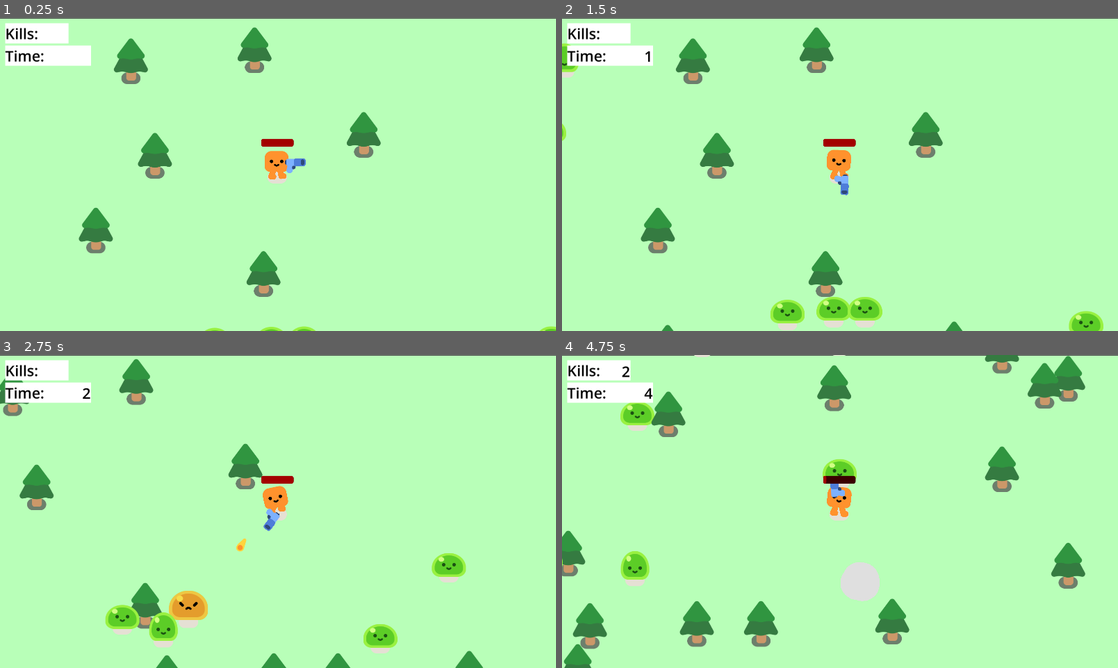
Above: before the commit, frames 1-4 (two rows, left to right).
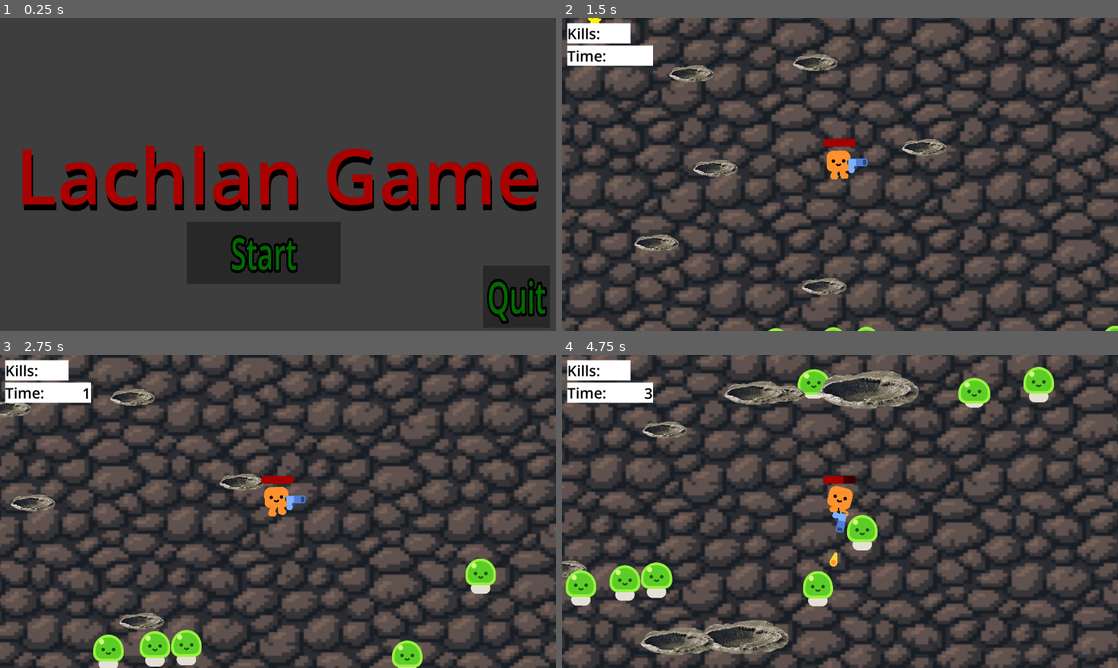
Above: after the commit, the same moments.

Repository: lachlanstuart0/SurvivorsGame
Game: Godot game, scene res://master_scene.tscn
Same seed, same stepped clock (60 frames per second), same inputs: the game is played once before the commit and once after it.
Inputs (mouse positions are in pixels of both pictures, inside the frame that each line leads up to):
- Up to frame 1 (0.25 s): no input
- Up to frame 2 (1.5 s): click (823, 252) at 0.5 s, where only the run after the commit has a clickable "Start"; click (645, 183) at 1.27 s
- Up to frame 3 (2.75 s): hold D (move_right) from 2.03 s (still down)
- Up to frame 4 (4.75 s): release D (move_right) at 2.78 s; hold S (move_down) 2.78-3.53 s; hold D (move_right) 3.53-4.28 s; hold W (move_up) from 4.28 s (still down)

The runs differ from the first frame. In frame 1, 100% of the frame differs, in the area x 0-100%, y 0-100%; in frame 2, 98%; in frame 3, 98%; in frame 4, 98%.

Commit message:
Basic additions
Added char select, better background, reworked item pickups and types, shoot over craters

Diff:
--- a/Bullet.tscn
+++ b/Bullet.tscn
@@ -9,7 +9,7 @@
 [node name="Bullet" type="Area2D"]
 top_level = true
 collision_layer = 0
-collision_mask = 3
+collision_mask = 2
 script = ExtResource("1_cu82n")
 
 [node name="Projectile" type="Sprite2D" parent="."]
--- a/characters/happy_boo/happy_boo.tscn
+++ b/characters/happy_boo/happy_boo.tscn
@@ -585,12 +585,13 @@
 
 [node name="AnimationPlayer" type="AnimationPlayer" parent="."]
 unique_name_in_owner = true
-playback_default_blend_time = 0.2
 libraries = {
 "": SubResource("AnimationLibrary_wrcpu")
 }
+playback_default_blend_time = 0.2
 
 [node name="GroundShadow" type="Sprite2D" parent="."]
+visible = false
 modulate = Color(0.898039, 0.878431, 0.831373, 1)
 z_index = -1
 z_as_relative = false
--- a/enemy.gd
+++ b/enemy.gd
@@ -2,7 +2,7 @@
 
 @onready var player = get_node("/root/MasterScene/Game/Player")
 const SMOKE_EXPLOSION = preload("res://smoke_explosion/smoke_explosion.tscn")
-@onready var killCount = get_node("/root/MasterScene/Game/CanvasLayer2/ColorRect/KillCount")
+@onready var killCount = get_node("/root/MasterScene/Game/InGameUI/ColorRect/KillCount")
 var health = 4
 
 func _ready():
@@ -17,8 +17,9 @@
 	%Slime.play_hurt()
 	health -= 1
 	if health == 0:
+		killCount.text = str(int(killCount.text)+1)
 		queue_free()
-		killCount.text = str(int(killCount.text)+1)
+
 		var smoke = SMOKE_EXPLOSION.instantiate()
 		get_parent().add_child(smoke)
 		smoke.global_position = global_position
--- a/game.gd
+++ b/game.gd
@@ -2,11 +2,14 @@
 
 var rng = RandomNumberGenerator.new()
 signal playerDeath
+var powerupCount = 0
+
 
 func _ready():
 	var startingDifficulty = 5
 	for i in range(0,startingDifficulty):
 		spawn_mob()
+	spawn_powerup("Invince")
 
 
 
@@ -17,18 +20,29 @@
 	newMob.global_position = %MobSpawn.global_position
 	add_child(newMob)
 
+func spawn_powerup(type: String):
+	var newPowerup = preload("res://power_up.tscn").instantiate()
+	newPowerup.type = "Invince"
+	%MobSpawn.progress_ratio = randf()
+	newPowerup.global_position = %MobSpawn.global_position
+	add_to_group("pickups")
+	add_child(newPowerup)
+
 
 
 func spawn_tree( basePos, count):
 	for i in count:
 		var newTree = preload("res://tree.tscn").instantiate()
-		var offset = rng.randf_range(0.3,0.10) * 40
+		var offset = rng.randf_range(0.3,0.7) * 40
+		var sizeMult = rng.randf_range(0.8,3)
 		if i != 0:
-			%MobSpawn.progress_ratio = (basePos + offset)
+			%MobSpawn.progress_ratio = (basePos + offset*sizeMult)
 			newTree.global_position = %MobSpawn.global_position
+			newTree.scale *= sizeMult
 		else:
 			%MobSpawn.progress_ratio = (basePos)
 			newTree.global_position = %MobSpawn.global_position
+			newTree.scale *= sizeMult
 		add_child(newTree)
 
 
@@ -37,6 +51,10 @@
 	var treeCount = rng.randi_range(0,4)
 	%MobSpawn.progress_ratio = randf()
 	spawn_tree(%MobSpawn.progress_ratio,treeCount)
+	powerupCount +=1
+	if powerupCount >= 20:
+		spawn_powerup("Invince")
+		powerupCount = 0
 
 
 
--- a/game.tscn
+++ b/game.tscn
@@ -1,7 +1,8 @@
-[gd_scene load_steps=5 format=3 uid="uid://nx04iyu4u1my"]
+[gd_scene load_steps=6 format=3 uid="uid://nx04iyu4u1my"]
 
 [ext_resource type="PackedScene" uid="uid://byq4tcqbjhqel" path="res://player.tscn" id="1_qmube"]
 [ext_resource type="Script" path="res://game.gd" id="1_tq7a4"]
+[ext_resource type="Texture2D" uid="uid://8diageq2raa6" path="res://background.png" id="2_gnf15"]
 [ext_resource type="PackedScene" uid="uid://tdradgtkpvox" path="res://tree.tscn" id="2_ruqil"]
 
 [sub_resource type="Curve2D" id="Curve2D_e2vgq"]
@@ -15,10 +16,24 @@
 y_sort_enabled = true
 script = ExtResource("1_tq7a4")
 
-[node name="CanvasLayer" type="CanvasLayer" parent="."]
+[node name="ParallaxBackground" type="ParallaxBackground" parent="."]
+
+[node name="ParallaxLayer" type="ParallaxLayer" parent="ParallaxBackground"]
+
+[node name="Sprite2D" type="Sprite2D" parent="ParallaxBackground/ParallaxLayer"]
+texture_repeat = 2
+position = Vector2(974, 696)
+scale = Vector2(7.57031, 5.84375)
+texture = ExtResource("2_gnf15")
+region_enabled = true
+region_rect = Rect2(0, 0, 25600, 25600)
+
+[node name="BackgroundLayer" type="CanvasLayer" parent="."]
 layer = -1
+visible = false
 
-[node name="ColorRect" type="ColorRect" parent="CanvasLayer"]
+[node name="ColorRect" type="ColorRect" parent="BackgroundLayer"]
+visible = false
 offset_left = -2.0
 offset_top = 3.0
 offset_right = 1928.0
@@ -26,6 +41,7 @@
 color = Color(0.721569, 1, 0.721569, 1)
 
 [node name="Player" parent="." instance=ExtResource("1_qmube")]
+z_index = 3
 position = Vector2(847, 529)
 
 [node name="Path2D" type="Path2D" parent="Player"]
@@ -63,15 +79,17 @@
 [node name="Stopwatch" type="Timer" parent="."]
 autostart = true
 
-[node name="CanvasLayer2" type="CanvasLayer" parent="."]
+[node name="InGameUI" type="CanvasLayer" parent="."]
+unique_name_in_owner = true
+visible = false
 
-[node name="ColorRect" type="ColorRect" parent="CanvasLayer2"]
+[node name="ColorRect" type="ColorRect" parent="InGameUI"]
 offset_left = 18.0
 offset_top = 18.0
 offset_right = 237.0
 offset_bottom = 88.0
 
-[node name="KillLabel" type="Label" parent="CanvasLayer2/ColorRect"]
+[node name="KillLabel" type="Label" parent="InGameUI/ColorRect"]
 layout_mode = 0
 offset_right = 75.0
 offset_bottom = 69.0
@@ -79,7 +97,7 @@
 theme_override_font_sizes/font_size = 51
 text = "Kills:"
 
-[node name="KillCount" type="Label" parent="CanvasLayer2/ColorRect"]
+[node name="KillCount" type="Label" parent="InGameUI/ColorRect"]
 layout_mode = 0
 offset_left = 120.0
 offset_top = 3.0
@@ -89,13 +107,13 @@
 theme_override_font_sizes/font_size = 51
 horizontal_alignment = 2
 
-[node name="ColorRect2" type="ColorRect" parent="CanvasLayer2"]
+[node name="ColorRect2" type="ColorRect" parent="InGameUI"]
 offset_left = 18.0
 offset_top = 95.0
 offset_right = 314.0
 offset_bottom = 164.0
 
-[node name="TimeLabel" type="Label" parent="CanvasLayer2/ColorRect2"]
+[node name="TimeLabel" type="Label" parent="InGameUI/ColorRect2"]
 layout_mode = 0
 offset_right = 75.0
 offset_bottom = 69.0
@@ -103,7 +121,7 @@
 theme_override_font_sizes/font_size = 51
 text = "Time:"
 
-[node name="TimeCount" type="Label" parent="CanvasLayer2/ColorRect2"]
+[node name="TimeCount" type="Label" parent="InGameUI/ColorRect2"]
 unique_name_in_owner = true
 layout_mode = 0
 offset_left = 149.0
--- /dev/null
+++ b/invince_timer.tscn
@@ -0,0 +1,5 @@
+[gd_scene format=3 uid="uid://b84i1r2x28qhg"]
+
+[node name="InvinceTimer" type="Timer"]
+wait_time = 12.0
+one_shot = true
--- a/master_scene.gd
+++ b/master_scene.gd
@@ -1,5 +1,9 @@
 extends Node2D
 
+
+func _ready() -> void:
+	#pass
+	get_tree().paused = true
 
 func _on_restart_pressed() -> void:
 	get_tree().paused = false
@@ -11,6 +15,42 @@
 func _on_game_player_death() -> void:
 	#%Game.paused = true
 	#get_node("%Game")
-	print(get_tree_string_pretty())
+	#print(get_tree_string_pretty())
 	get_tree().paused = true
 	%GameOver.visible = true
+
+
+
+func _on_start_pressed() -> void:
+	#get_tree().paused = false
+	%MainMenuLayer.visible = false
+	#%MainMenuTitle.visible = false
+	%CharSelect.visible = true
+
+	#$Game/InGameUI.visible = true
+	#get_tree().paused = false
+
+
+
+func _on_quit_pressed() -> void:
+
+	#print(get_tree_string_pretty())
+	%Game.get_tree().quit()
+
+
+func _on_select_gavin_pressed() -> void:
+
+	$Game/InGameUI.visible = true
+	%CharSelect.visible = false
+	get_tree().paused = false
+
+
+
+func _on_select_waldo_pressed() -> void:
+	_on_select_gavin_pressed()
+	pass # Replace with function body.
+
+
+func _on_select_jr_pressed() -> void:
+	_on_select_gavin_pressed()
+	pass # Replace with function body.
--- a/master_scene.tscn
+++ b/master_scene.tscn
@@ -1,7 +1,10 @@
-[gd_scene load_steps=4 format=3 uid="uid://bxcpeyhdcakgk"]
+[gd_scene load_steps=7 format=3 uid="uid://bxcpeyhdcakgk"]
 
 [ext_resource type="PackedScene" uid="uid://nx04iyu4u1my" path="res://game.tscn" id="1_uewdv"]
 [ext_resource type="Script" path="res://master_scene.gd" id="1_x1n4q"]
+[ext_resource type="Texture2D" uid="uid://t4pskhp72xmv" path="res://musicNote.png" id="3_hjeo7"]
+[ext_resource type="Texture2D" uid="uid://ceq7ckiogulmh" path="res://lightning.png" id="4_waj4b"]
+[ext_resource type="Texture2D" uid="uid://f82e5sb4voeu" path="res://brain.png" id="5_5tdn2"]
 
 [sub_resource type="SystemFont" id="SystemFont_8yi3b"]
 font_weight = 475
@@ -14,12 +17,15 @@
 [node name="Game" parent="." instance=ExtResource("1_uewdv")]
 unique_name_in_owner = true
 
-[node name="GameOver" type="CanvasLayer" parent="."]
+[node name="AllMenus" type="CanvasLayer" parent="."]
+process_mode = 3
+
+[node name="GameOver" type="CanvasLayer" parent="AllMenus"]
 unique_name_in_owner = true
 process_mode = 2
 visible = false
 
-[node name="ColorRect" type="ColorRect" parent="GameOver"]
+[node name="ColorRect" type="ColorRect" parent="AllMenus/GameOver"]
 anchors_preset = 15
 anchor_right = 1.0
 anchor_bottom = 1.0
@@ -27,7 +33,7 @@
 grow_vertical = 2
 color = Color(0, 0, 0, 0.823529)
 
-[node name="Label" type="Label" parent="GameOver/ColorRect"]
+[node name="Label" type="Label" parent="AllMenus/GameOver/ColorRect"]
 layout_mode = 1
 anchors_preset = 8
 anchor_left = 0.5
@@ -48,7 +54,7 @@
 theme_override_font_sizes/font_size = 265
 text = "GAME OVER"
 
-[node name="Restart" type="Button" parent="GameOver"]
+[node name="Restart" type="Button" parent="AllMenus/GameOver"]
 anchors_preset = 8
 anchor_left = 0.5
 anchor_top = 0.5
@@ -66,5 +72,277 @@
 theme_override_font_sizes/font_size = 151
 text = "Play Again?"
 
+[node name="MainMenuLayer" type="CanvasLayer" parent="AllMenus"]
+unique_name_in_owner = true
+
+[node name="MainMenuBG" type="ColorRect" parent="AllMenus/MainMenuLayer"]
+unique_name_in_owner = true
+anchors_preset = 15
+anchor_right = 1.0
+anchor_bottom = 1.0
+grow_horizontal = 2
+grow_vertical = 2
+color = Color(0.244776, 0.244776, 0.244776, 1)
+
+[node name="MainMenuTitle" type="Label" parent="AllMenus/MainMenuLayer/MainMenuBG"]
+unique_name_in_owner = true
+layout_mode = 1
+anchors_preset = 8
+anchor_left = 0.5
+anchor_top = 0.5
+anchor_right = 0.5
+anchor_bottom = 0.5
+offset_left = -46.0
+offset_top = -11.5
+offset_right = 46.0
+offset_bottom = 11.5
+grow_horizontal = 2
+grow_vertical = 2
+theme_override_colors/font_color = Color(0.662745, 0, 0, 1)
+theme_override_colors/font_shadow_color = Color(0, 0, 0, 1)
+theme_override_constants/shadow_offset_x = 5
+theme_override_constants/shadow_offset_y = 20
+theme_override_fonts/font = SubResource("SystemFont_8yi3b")
+theme_override_font_sizes/font_size = 265
+text = "Lachlan Game"
+
+[node name="Start" type="Button" parent="AllMenus/MainMenuLayer"]
+anchors_preset = 8
+anchor_left = 0.5
+anchor_top = 0.5
+anchor_right = 0.5
+anchor_bottom = 0.5
+offset_left = -315.0
+offset_top = 163.0
+offset_right = 516.0
+offset_bottom = 378.0
+grow_horizontal = 2
+grow_vertical = 2
+scale = Vector2(0.64, 1)
+theme_override_colors/font_color = Color(0, 0.415686, 0, 1)
+theme_override_constants/outline_size = 40
+theme_override_font_sizes/font_size = 151
+text = "Start"
+
+[node name="Quit" type="Button" parent="AllMenus/MainMenuLayer"]
+anchors_preset = 8
+anchor_left = 0.5
+anchor_top = 0.5
+anchor_right = 0.5
+anchor_bottom = 0.5
+offset_left = 708.0
+offset_top = 314.0
+offset_right = 1070.0
+offset_bottom = 529.0
+grow_horizontal = 2
+grow_vertical = 2
+scale = Vector2(0.64, 1)
+theme_override_colors/font_color = Color(0, 0.415686, 0, 1)
+theme_override_constants/outline_size = 40
+theme_override_font_sizes/font_size = 151
+text = "Quit"
+
+[node name="CharSelect" type="CanvasLayer" parent="AllMenus"]
+unique_name_in_owner = true
+layer = 2
+visible = false
+
+[node name="ColorRect" type="ColorRect" parent="AllMenus/CharSelect"]
+z_index = 1
+anchors_preset = 15
+anchor_right = 1.0
+anchor_bottom = 1.0
+grow_horizontal = 2
+grow_vertical = 2
+color = Color(0.675937, 0.446006, 0.649912, 1)
+
+[node name="Title" type="Label" parent="AllMenus/CharSelect"]
+z_index = 1
+anchors_preset = 5
+anchor_left = 0.5
+anchor_right = 0.5
+offset_left = -546.0
+offset_top = 49.0
+offset_right = 546.0
+offset_bottom = 221.0
+grow_horizontal = 2
+theme_override_colors/font_color = Color(0, 0.627451, 0.705882, 1)
+theme_override_colors/font_outline_color = Color(0, 0, 0, 1)
+theme_override_constants/line_spacing = 0
+theme_override_constants/outline_size = 10
+theme_override_font_sizes/font_size = 111
+text = "CHARACTER SELECT"
+
+[node name="Gavin" type="ColorRect" parent="AllMenus/CharSelect"]
+z_index = 1
+anchors_preset = 4
+anchor_top = 0.5
+anchor_bottom = 0.5
+offset_left = 96.0
+offset_top = -152.0
+offset_right = 436.0
+offset_bottom = 152.0
+grow_vertical = 2
+scale = Vector2(1.2, 1.2)
+
+[node name="Label" type="Label" parent="AllMenus/CharSelect/Gavin"]
+layout_mode = 1
+anchors_preset = 5
+anchor_left = 0.5
+anchor_right = 0.5
+offset_left = -132.5
+offset_right = 132.5
+offset_bottom = 132.0
+grow_horizontal = 2
+theme_override_colors/font_color = Color(0, 0, 0, 1)
+theme_override_font_sizes/font_size = 96
+text = "Gavin"
+
+[node name="MusicNote" type="Sprite2D" parent="AllMenus/CharSelect/Gavin"]
+position = Vector2(173, 183)
+scale = Vector2(2.42, 2.42)
+texture = ExtResource("3_hjeo7")
+
+[node name="SelectGavin" type="Button" parent="AllMenus/CharSelect/Gavin"]
+self_modulate = Color(1, 1, 1, 0)
+z_index = 1
+layout_mode = 0
+offset_left = -5.0
+offset_top = -5.0
+offset_right = 339.0
+offset_bottom = 310.0
+
+[node name="Label2" type="Label" parent="AllMenus/CharSelect/Gavin"]
+layout_mode = 1
+anchors_preset = 5
+anchor_left = 0.5
+anchor_right = 0.5
+offset_left = -126.667
+offset_top = 310.833
+offset_right = 138.333
+offset_bottom = 442.833
+grow_horizontal = 2
+theme_override_colors/font_color = Color(0, 0, 0, 1)
+theme_override_font_sizes/font_size = 96
+text = "Sonic
+Damage"
+
+[node name="Waldo" type="ColorRect" parent="AllMenus/CharSelect"]
+z_index = 1
+anchors_preset = 8
+anchor_left = 0.5
+anchor_top = 0.5
+anchor_right = 0.5
+anchor_bottom = 0.5
+offset_left = -170.0
+offset_top = -152.0
+offset_right = 170.0
+offset_bottom = 152.0
+grow_horizontal = 2
+grow_vertical = 2
+scale = Vector2(1.2, 1.2)
+
+[node name="Label" type="Label" parent="AllMenus/CharSelect/Waldo"]
+layout_mode = 1
+anchors_preset = 5
+anchor_left = 0.5
+anchor_right = 0.5
+offset_left = -132.5
+offset_right = 132.5
+offset_bottom = 132.0
+grow_horizontal = 2
+theme_override_colors/font_color = Color(0, 0, 0, 1)
+theme_override_font_sizes/font_size = 96
+text = "Waldo"
+
+[node name="Lightning" type="Sprite2D" parent="AllMenus/CharSelect/Waldo"]
+position = Vector2(171, 197)
+scale = Vector2(1.36, 1.36)
+texture = ExtResource("4_waj4b")
+
+[node name="SelectWaldo" type="Button" parent="AllMenus/CharSelect/Waldo"]
+self_modulate = Color(1, 1, 1, 0)
+layout_mode = 0
+offset_left = -5.0
+offset_top = -5.0
+offset_right = 339.0
+offset_bottom = 310.0
+
+[node name="Label2" type="Label" parent="AllMenus/CharSelect/Waldo"]
+layout_mode = 1
+anchors_preset = 5
+anchor_left = 0.5
+anchor_right = 0.5
+offset_left = -135.0
+offset_top = 305.834
+offset_right = 130.0
+offset_bottom = 437.834
+grow_horizontal = 2
+theme_override_colors/font_color = Color(0, 0, 0, 1)
+theme_override_font_sizes/font_size = 96
+text = "Electric
+Damage"
+
+[node name="JR not Jr" type="ColorRect" parent="AllMenus/CharSelect"]
+z_index = 1
+anchors_preset = 6
+anchor_left = 1.0
+anchor_top = 0.5
+anchor_right = 1.0
+anchor_bottom = 0.5
+offset_left = -452.0
+offset_top = -152.0
+offset_right = -112.0
+offset_bottom = 152.0
+grow_horizontal = 0
+grow_vertical = 2
+scale = Vector2(1.2, 1.2)
+
+[node name="Label" type="Label" parent="AllMenus/CharSelect/JR not Jr"]
+layout_mode = 1
+anchors_preset = 5
+anchor_left = 0.5
+anchor_right = 0.5
+offset_left = -132.5
+offset_right = 132.5
+offset_bottom = 132.0
+grow_horizontal = 2
+theme_override_colors/font_color = Color(0, 0, 0, 1)
+theme_override_font_sizes/font_size = 75
+text = "JR not Jr."
+
+[node name="Brain" type="Sprite2D" parent="AllMenus/CharSelect/JR not Jr"]
+position = Vector2(172, 183)
+scale = Vector2(1.8075, 1.8075)
+texture = ExtResource("5_5tdn2")
+
+[node name="SelectJR" type="Button" parent="AllMenus/CharSelect/JR not Jr"]
+self_modulate = Color(1, 1, 1, 0)
+layout_mode = 0
+offset_left = -5.0
+offset_top = -5.0
+offset_right = 339.0
+offset_bottom = 310.0
+
+[node name="Label2" type="Label" parent="AllMenus/CharSelect/JR not Jr"]
+layout_mode = 1
+anchors_preset = 5
+anchor_left = 0.5
+anchor_right = 0.5
+offset_left = -135.0
+offset_top = 305.833
+offset_right = 130.0
+offset_bottom = 437.833
+grow_horizontal = 2
+theme_override_colors/font_color = Color(0, 0, 0, 1)
+theme_override_font_sizes/font_size = 96
+text = "Psychic
+Damage"
+
 [connection signal="playerDeath" from="Game" to="." method="_on_game_player_death"]
-[connection signal="pressed" from="GameOver/Restart" to="." method="_on_restart_pressed"]
+[connection signal="pressed" from="AllMenus/GameOver/Restart" to="." method="_on_restart_pressed"]
+[connection signal="pressed" from="AllMenus/MainMenuLayer/Start" to="." method="_on_start_pressed"]
+[connection signal="pressed" from="AllMenus/MainMenuLayer/Quit" to="." method="_on_quit_pressed"]
+[connection signal="pressed" from="AllMenus/CharSelect/Gavin/SelectGavin" to="." method="_on_select_gavin_pressed"]
+[connection signal="pressed" from="AllMenus/CharSelect/Waldo/SelectWaldo" to="." method="_on_select_waldo_pressed"]
+[connection signal="pressed" from="AllMenus/CharSelect/JR not Jr/SelectJR" to="." method="_on_select_jr_pressed"]
--- a/player.gd
+++ b/player.gd
@@ -2,6 +2,7 @@
 
 var health = 100.0
 signal healthDepleted
+var playerState
 
 func _physics_process(delta: float):
 	if Input.is_action_just_pressed("quit"):
@@ -14,10 +15,34 @@
 	else:
 		%HappyBoo.play_idle_animation()
 
+	var itemOverlap = %PickupBox.get_overlapping_bodies()
+	if itemOverlap.size() > 0:
+		for item in itemOverlap:
+			#print(item)
+			if item.type == "Invince":
+				%InvinceTimer.start()
+				health = 100
+				%HealthBar.value = health
+				%Invince.visible = true
+
+			item.queue_free()
+
+	#skips damage step if invincible
+	if %Invince.visible == true:
+		return
+
 	const DAMAGERATE = 100.0
 	var overlap = %Hitbox.get_overlapping_bodies()
 	if overlap.size()>0:
-		health -= DAMAGERATE * overlap.size() * delta
-		%HealthBar.value = health
-		if health < 0.0:
-			healthDepleted.emit()
+
+		for body in overlap:
+			health -= DAMAGERATE * delta
+			%HealthBar.value = health
+			if health < 0.0:
+				healthDepleted.emit()
+
+
+
+func _on_invince_timer_timeout() -> void:
+	%Invince.visible = false
+	pass # Replace with function body.
--- a/player.tscn
+++ b/player.tscn
@@ -1,8 +1,9 @@
-[gd_scene load_steps=8 format=3 uid="uid://byq4tcqbjhqel"]
+[gd_scene load_steps=9 format=3 uid="uid://byq4tcqbjhqel"]
 
 [ext_resource type="PackedScene" uid="uid://pbmyh1qru7p" path="res://characters/happy_boo/happy_boo.tscn" id="1_dbxlc"]
 [ext_resource type="Script" path="res://player.gd" id="1_gwi1d"]
 [ext_resource type="PackedScene" uid="uid://kdysff1gekjp" path="res://Gun.tscn" id="3_pjx3w"]
+[ext_resource type="PackedScene" uid="uid://b84i1r2x28qhg" path="res://invince_timer.tscn" id="4_mtluj"]
 
 [sub_resource type="CircleShape2D" id="CircleShape2D_k87qg"]
 radius = 42.0119
@@ -25,7 +26,7 @@
 corner_radius_bottom_left = 8
 
 [node name="Player" type="CharacterBody2D"]
-collision_mask = 5
+collision_mask = 13
 script = ExtResource("1_gwi1d")
 
 [node name="Camera2D" type="Camera2D" parent="."]
@@ -61,3 +62,25 @@
 theme_override_styles/fill = SubResource("StyleBoxFlat_ar128")
 value = 100.0
 show_percentage = false
+
+[node name="PickupBox" type="Area2D" parent="."]
+unique_name_in_owner = true
+collision_layer = 0
+collision_mask = 8
+
+[node name="CollisionShape2D" type="CollisionShape2D" parent="PickupBox"]
+position = Vector2(-5, -44)
+shape = SubResource("CircleShape2D_x6p15")
+
+[node name="Invince" type="Polygon2D" parent="."]
+unique_name_in_owner = true
+visible = false
+position = Vector2(4, 13)
+scale = Vector2(1.20792, 1.18557)
+color = Color(1, 1, 0.4, 0.439216)
+polygon = PackedVector2Array(-6, 4, 23, -3, 38, -22, 45, -50, 36, -71, 14, -88, -13, -93, -36, -83, -48, -69, -56, -47, -50, -24, -41, -11, -30, -3, -14, 3)
+
+[node name="InvinceTimer" parent="Invince" instance=ExtResource("4_mtluj")]
+unique_name_in_owner = true
+
+[connection signal="timeout" from="Invince/InvinceTimer" to="." method="_on_invince_timer_timeout"]
--- /dev/null
+++ b/power_up.gd
@@ -0,0 +1,9 @@
+extends StaticBody2D
+
+var type
+
+func _physics_process(delta: float):
+	play_bob_animation()
+
+func play_bob_animation():
+	%AnimationPlayer.play("bob")
--- /dev/null
+++ b/power_up.tscn
@@ -0,0 +1,66 @@
+[gd_scene load_steps=7 format=3 uid="uid://cv50gssjrey66"]
+
+[ext_resource type="Texture2D" uid="uid://xco67mp3chw2" path="res://star.png" id="1_7eyxk"]
+[ext_resource type="Script" path="res://power_up.gd" id="1_jwwgs"]
+
+[sub_resource type="Animation" id="Animation_3qurn"]
+length = 0.001
+tracks/0/type = "value"
+tracks/0/imported = false
+tracks/0/enabled = true
+tracks/0/path = NodePath(".:position")
+tracks/0/interp = 1
+tracks/0/loop_wrap = true
+tracks/0/keys = {
+"times": PackedFloat32Array(0),
+"transitions": PackedFloat32Array(1),
+"update": 0,
+"values": [Vector2(0, 0)]
+}
+
+[sub_resource type="Animation" id="Animation_8uc4i"]
+resource_name = "bob"
+length = 2.0
+loop_mode = 1
+step = 0.5
+tracks/0/type = "value"
+tracks/0/imported = false
+tracks/0/enabled = true
+tracks/0/path = NodePath(".:position")
+tracks/0/interp = 1
+tracks/0/loop_wrap = true
+tracks/0/keys = {
+"times": PackedFloat32Array(0, 0.5, 1, 1.5),
+"transitions": PackedFloat32Array(1, 1, 1, 1),
+"update": 0,
+"values": [Vector2(0, 0), Vector2(0, 2.38), Vector2(0, 0), Vector2(0, -2.305)]
+}
+
+[sub_resource type="AnimationLibrary" id="AnimationLibrary_6hl3s"]
+_data = {
+"RESET": SubResource("Animation_3qurn"),
+"bob": SubResource("Animation_8uc4i")
+}
+
+[sub_resource type="CircleShape2D" id="CircleShape2D_ny64k"]
+
+[node name="PowerUp" type="StaticBody2D"]
+scale = Vector2(4.69, 4.69)
+collision_layer = 9
+script = ExtResource("1_jwwgs")
+
+[node name="AnimationPlayer" type="AnimationPlayer" parent="."]
+unique_name_in_owner = true
+libraries = {
+"": SubResource("AnimationLibrary_6hl3s")
+}
+
+[node name="hitbox" type="CollisionShape2D" parent="."]
+unique_name_in_owner = true
+shape = SubResource("CircleShape2D_ny64k")
+debug_color = Color(0.654756, 0.522298, 0.814552, 0.937255)
+
+[node name="Star" type="Sprite2D" parent="hitbox"]
+position = Vector2(-1, -1)
+scale = Vector2(0.15, 0.15)
+texture = ExtResource("1_7eyxk")
--- a/tree.tscn
+++ b/tree.tscn
@@ -1,23 +1,34 @@
-[gd_scene load_steps=4 format=3 uid="uid://tdradgtkpvox"]
+[gd_scene load_steps=5 format=3 uid="uid://tdradgtkpvox"]
 
 [ext_resource type="Texture2D" uid="uid://b7rhtttevhxtj" path="res://characters/ground_shadow.png" id="1_ajpt8"]
 [ext_resource type="Texture2D" uid="uid://caqfk2xng5v5u" path="res://trees/pine_tree.png" id="2_ko410"]
+[ext_resource type="Texture2D" uid="uid://bsc550s546yfs" path="res://crater.png" id="3_o3t5c"]
 
-[sub_resource type="CircleShape2D" id="CircleShape2D_k1gj2"]
-radius = 26.0
+[sub_resource type="CapsuleShape2D" id="CapsuleShape2D_xadog"]
+radius = 14.9991
+height = 120.015
 
 [node name="StaticBody2D" type="StaticBody2D"]
+z_as_relative = false
 
 [node name="GroundShadow" type="Sprite2D" parent="."]
+visible = false
 modulate = Color(0.313726, 0.313726, 0.313726, 0.729412)
 position = Vector2(0, 8)
 scale = Vector2(0.790043, 0.769231)
 texture = ExtResource("1_ajpt8")
 
 [node name="PineTree" type="Sprite2D" parent="."]
+visible = false
 position = Vector2(0, -60)
 texture = ExtResource("2_ko410")
 
+[node name="Crater" type="Sprite2D" parent="."]
+position = Vector2(-5, -8)
+scale = Vector2(0.419355, 0.419355)
+texture = ExtResource("3_o3t5c")
+
 [node name="CollisionShape2D" type="CollisionShape2D" parent="."]
-position = Vector2(1, -7)
-shape = SubResource("CircleShape2D_k1gj2")
+position = Vector2(-5, -7)
+rotation = 1.55998
+shape = SubResource("CapsuleShape2D_xadog")
Binary file added: background.png
Not shown, added: background.png.import
Binary file added: brain.png
Not shown, added: brain.png.import
Binary file added: crater.png
Not shown, added: crater.png.import
Binary file added: lightning.png
Not shown, added: lightning.png.import
Binary file added: musicNote.png
Not shown, added: musicNote.png.import
Binary file added: phone.png
Not shown, added: phone.png.import
(and 8 more such lines)
